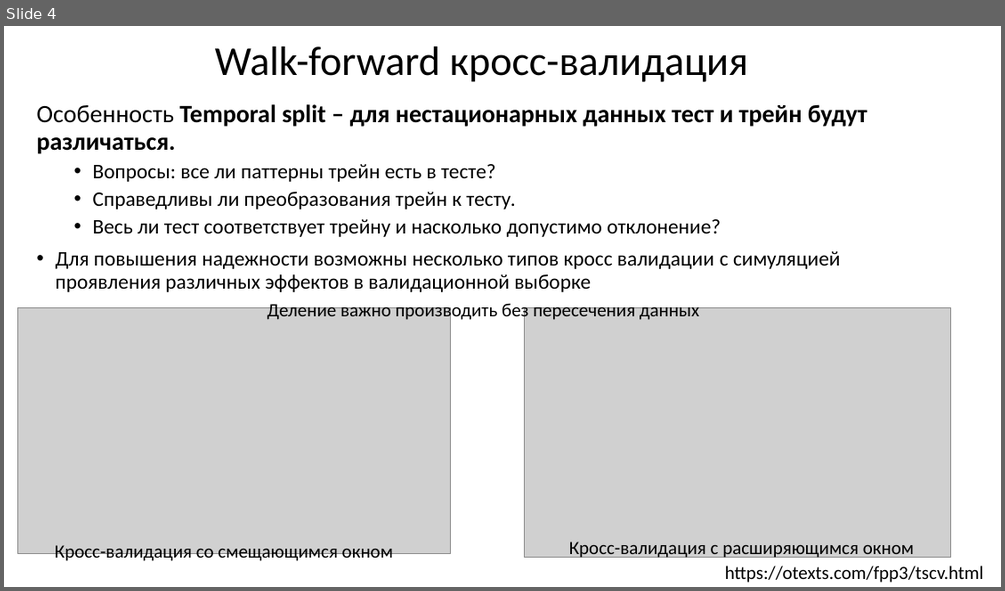
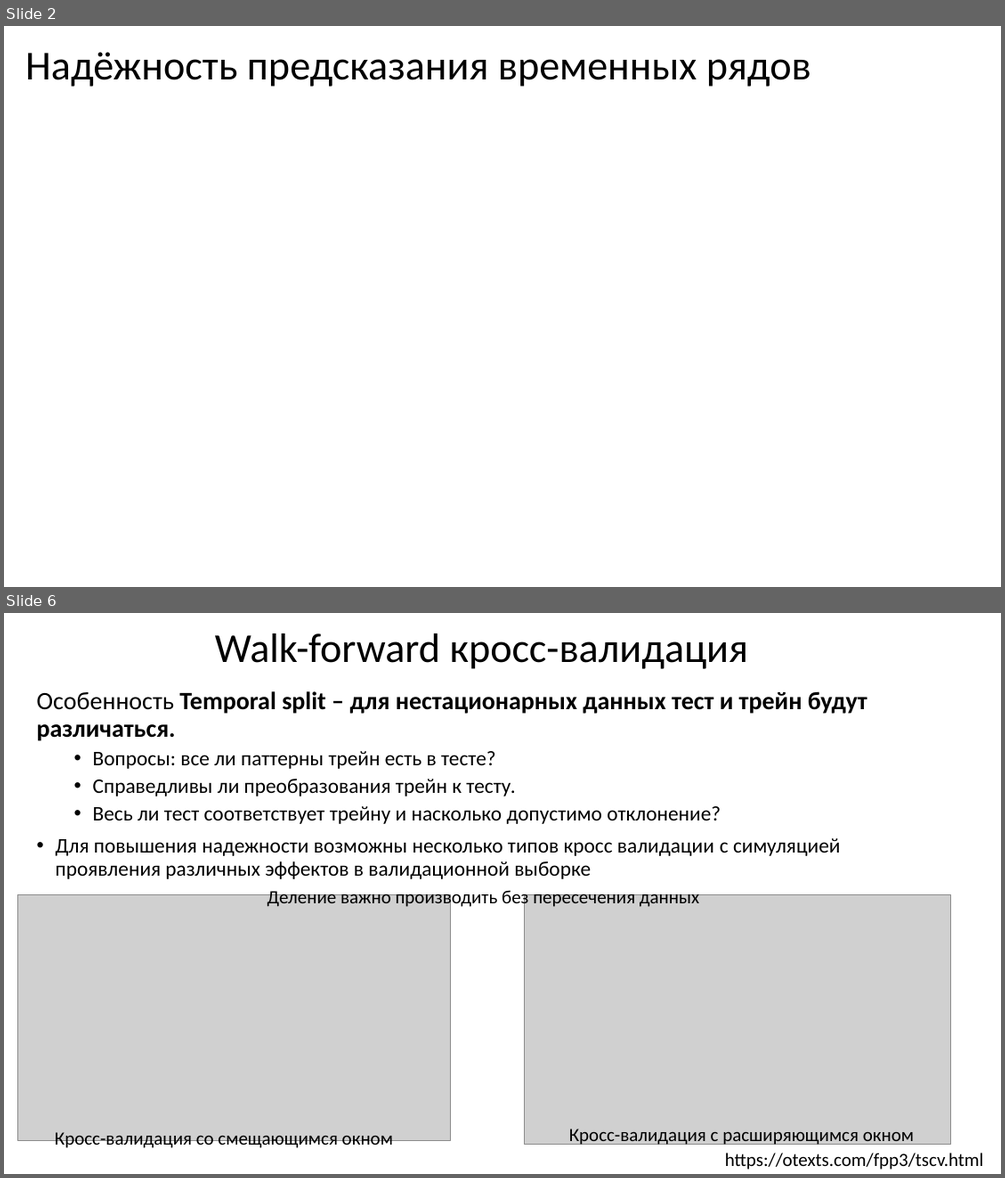
Before and after one commit to MVRonkin/TimeSeriesCourse, a slide deck: 2025/04-2 Оценка качества предсказаний ВР.pptx. Shown one above the other, each under a label of ours: slide 4 before the commit, slides 2 and 6 after it; the slides between them are not shown. The pictures are 1005x591 and 1005x1178 pixels, drawn with LibreOffice and Linux fonts; fonts in the diff are those of the drawing; grey boxes stand for pictures. Boxes give left, top, right and bottom in pixels: in the first picture for what was removed or moved away, otherwise in the second. Text is boxed around its words. In the diff, an @@ line names an element or a change of style, - is before the commit and + after.

```diff
--- a/2025/04-2 Оценка качества предсказаний ВР.pptx
+++ b/2025/04-2 Оценка качества предсказаний ВР.pptx
@@ slide 2 added at <box>4,26,1001,587</box>, background #FFFFFF @@
@@ title added at <box>25,52,811,87</box>, 39.6 pt, text #000000 @@
+Надёжность предсказания временных рядов
@@ what was slide 4 is now slide 6 @@
```
Also in this commit, not shown: 8 slides changed, 11 other slides added, 1 other file.
